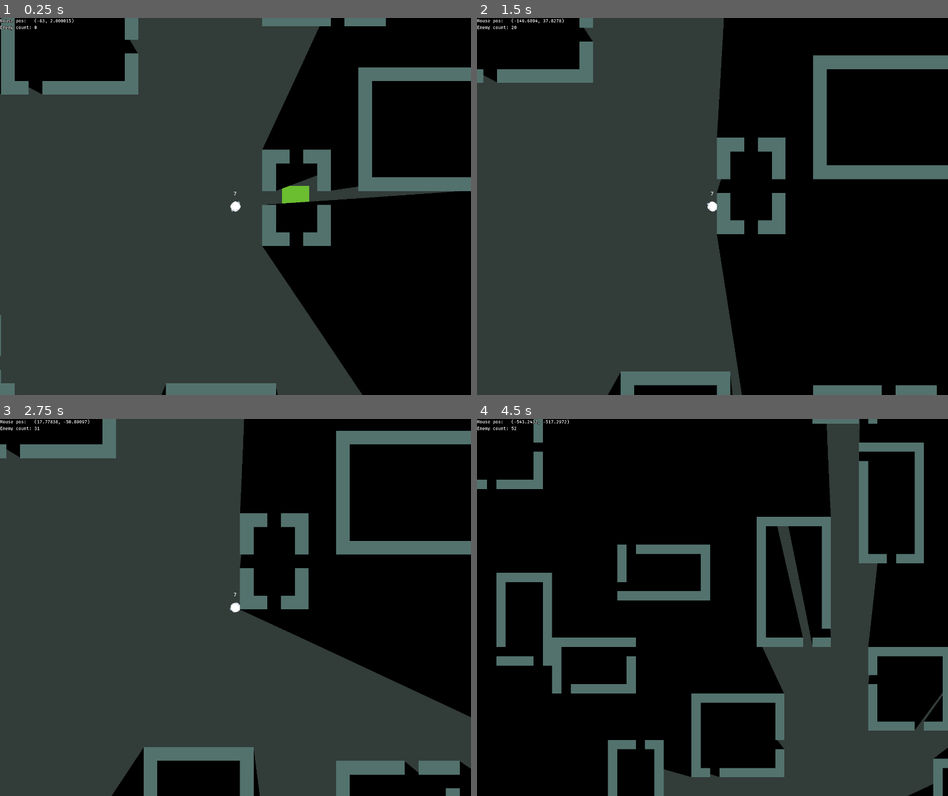
Above: before the commit, frames 1-4 (two rows, left to right).
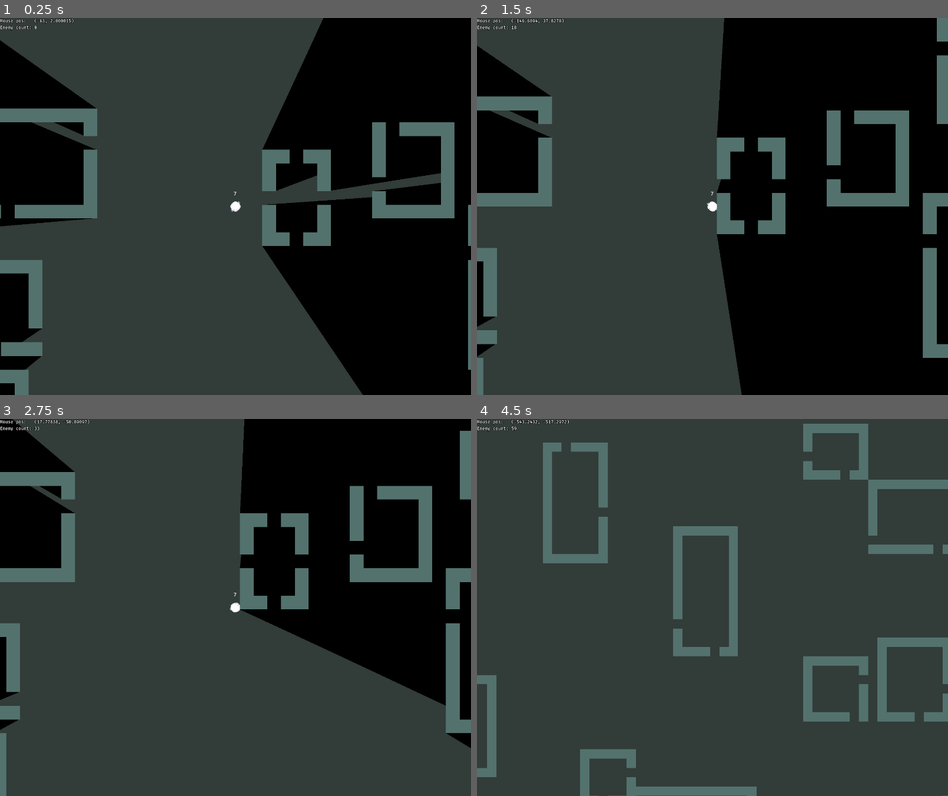
Above: after the commit, the same moments.

Repository: NomadicDaggy/procgen1
Game: Godot game, scene res://scenes/world.tscn
Same seed, same stepped clock (60 frames per second), same inputs: the game is played once before the commit and once after it.
Inputs (mouse positions are in pixels of both pictures, inside the frame that each line leads up to):
- Up to frame 1 (0.25 s): no input
- Up to frame 2 (1.5 s): tap Enter at 0.5 s; move the mouse to (816, 187) at 0.52 s; hold D (move_right) 0.53-1.28 s; tap Mouse wheel down (scroll_down) at 0.6 s; tap Mouse wheel up (scroll_up) at 0.8, 1.35 s; move the mouse to (618, 225) at 1.27 s; hold S (move_down) from 1.28 s (still down)
- Up to frame 3 (2.75 s): tap C (toggle_camera) at 1.55, 2.1 s; tap Space at 2 s; move the mouse to (282, 524) at 2.02 s; release S (move_down) at 2.03 s; hold D (move_right) from 2.03 s (still down); tap Mouse wheel down (scroll_down) at 2.3 s
- Up to frame 4 (4.5 s): move the mouse to (688, 682) at 2.77 s; release D (move_right) at 2.78 s; hold W (move_up) 2.78-3.53 s; click (688, 682) at 2.85 s; tap Mouse wheel up (scroll_up) at 3.05 s; move the mouse to (853, 664) at 3.52 s; hold Middle mouse button (middle_mouse_btn) 3.53-4.28 s; hold A (move_left) from 3.53 s (still down); tap C (toggle_camera) at 3.8 s; tap R (reload) at 4.15 s; tap Enter at 4.25 s; move the mouse to (571, 550) at 4.27 s; tap Mouse wheel down (scroll_down) at 4.35 s

The runs differ from the first frame. In frame 1, 21% of the frame differs, in the area x 0-100%, y 0-100%; in frame 2, 19%; in frame 3, 21%; in frame 4, 85%.

Commit message:
add extract placement

Diff:
--- a/scenes/extract.tscn
+++ b/scenes/extract.tscn
@@ -25,10 +25,11 @@
 }],
 "loop": true,
 "name": &"default",
-"speed": 1.0
+"speed": 2.0
 }]
 
 [node name="Extract" type="Area2D"]
+z_index = 30
 collision_layer = 16
 collision_mask = 3
 script = ExtResource("1_ewnjm")
--- a/scenes/world.tscn
+++ b/scenes/world.tscn
@@ -1,10 +1,9 @@
-[gd_scene load_steps=13 format=3 uid="uid://bg8vu4vo2pjsk"]
+[gd_scene load_steps=12 format=3 uid="uid://bg8vu4vo2pjsk"]
 
 [ext_resource type="Texture2D" uid="uid://x6fee8su30kj" path="res://assets/ts1.png" id="1_5lnke"]
 [ext_resource type="Script" path="res://scripts/game_manager.gd" id="1_uo411"]
 [ext_resource type="Script" path="res://scripts/map.gd" id="2_6xld6"]
 [ext_resource type="PackedScene" uid="uid://cbjk1vccn32a4" path="res://scenes/player.tscn" id="3_m2xfy"]
-[ext_resource type="PackedScene" uid="uid://63xjq4nv1uhx" path="res://scenes/extract.tscn" id="3_rlqbp"]
 [ext_resource type="Script" path="res://scripts/freecam.gd" id="7_kml0k"]
 [ext_resource type="PackedScene" uid="uid://gs723esr23mr" path="res://scenes/ui.tscn" id="7_qniic"]
 
@@ -101,9 +100,6 @@
 shape = SubResource("RectangleShape2D_0ncgd")
 debug_color = Color(0, 0.6, 0.701961, 0.419608)
 
-[node name="Extract" parent="NavigationRegion2D" instance=ExtResource("3_rlqbp")]
-position = Vector2(14, -13)
-
 [node name="GameManager" type="Node2D" parent="."]
 script = ExtResource("1_uo411")
 
@@ -113,6 +109,8 @@
 
 [node name="Enemies" type="Node2D" parent="GameManager"]
 z_index = 500
+
+[node name="Extracts" type="Node2D" parent="GameManager"]
 
 [node name="CanvasModulate" type="CanvasModulate" parent="."]
 visible = false
@@ -138,7 +136,6 @@
 [connection signal="bake_finished" from="NavigationRegion2D" to="UI" method="_on_navigation_region_2d_bake_finished"]
 [connection signal="navigation_polygon_changed" from="NavigationRegion2D" to="UI" method="_on_navigation_region_2d_navigation_polygon_changed"]
 [connection signal="map_ready" from="NavigationRegion2D/Map" to="GameManager" method="_on_map_map_ready"]
-[connection signal="extract" from="NavigationRegion2D/Extract" to="UI" method="_on_extract_extract"]
 [connection signal="timeout" from="GameManager/EnemySpawnTimer" to="GameManager" method="_on_enemy_spawn_timer_timeout"]
 [connection signal="player_died" from="Player" to="UI" method="_on_player_player_died"]
 [connection signal="player_info_text_changed" from="Player" to="UI" method="_on_player_player_info_text_changed"]
--- a/scripts/extract.gd
+++ b/scripts/extract.gd
@@ -1,6 +1,4 @@
 extends Area2D
-
-signal extract
 
 @onready var timer = $Timer
 
@@ -20,4 +18,4 @@
 
 
 func _on_timer_timeout():
-	extract.emit()
+	get_parent().get_parent().show_game_over()
--- a/scripts/freecam.gd
+++ b/scripts/freecam.gd
@@ -3,6 +3,8 @@
 @export var in_freecam = false
 @onready var player_camera = $"../Player/Camera2D"
 @onready var player_info = $"../UI/PlayerInfo"
+@onready var player_light = $"../Player/PointLight2D"
+
 
 const zoom_increment = 0.15
 
@@ -23,6 +25,7 @@
 			in_freecam = false
 			player_info.visible = true
 			player_camera.make_current()
+			player_light.shadow_enabled = true
 			Engine.time_scale = 1.0
 
 		# Go into freecam
@@ -30,11 +33,11 @@
 			in_freecam = true
 			player_info.visible = false
 			make_current()
+			player_light.shadow_enabled = false
 			Engine.time_scale = 0.0
 
 	if in_freecam:
 		if Input.is_action_just_released("scroll_up"):
-			print("zoom in")
 			zoom = clamp(
 				zoom +
 				Vector2(zoom_increment, zoom_increment),
@@ -42,7 +45,6 @@
 				Vector2(10.35, 10.35)
 			)
 		if Input.is_action_just_released("scroll_down"):
-			print("zoom out")
 			zoom = clamp(
 				zoom -
 				Vector2(zoom_increment, zoom_increment),
--- a/scripts/game_manager.gd
+++ b/scripts/game_manager.gd
@@ -3,6 +3,10 @@
 @onready var player = $"../Player"
 @onready var enemies = $"./Enemies"
 @onready var enemy_spawn_timer = $EnemySpawnTimer
+@onready var player_info = $"../UI/PlayerInfo"
+@onready var results_controls = $"../UI/ResultsControls"
+@onready var extracts = $Extracts
+
 
 var enemy_nospawn_size = 40
 var enemy_spawn_max_dist = 90
@@ -33,6 +37,12 @@
 	enemies.add_child(enemy)
 
 
+func show_game_over():
+	results_controls.visible = true
+	player_info.visible = false
+	Engine.time_scale = 0.0
+
+
 func _on_enemy_spawn_timer_timeout():
 	if enemies.get_child_count() >= max_enemies:
 		return
--- a/scripts/global_vars.gd
+++ b/scripts/global_vars.gd
@@ -1,4 +1,5 @@
 extends Node2D
+
 
 # Tilesize in pixels
 const TS: float = 16.0
--- a/scripts/map.gd
+++ b/scripts/map.gd
@@ -1,6 +1,8 @@
 extends TileMap
 
 signal map_ready
+
+const EXTRACT = preload("res://scenes/extract.tscn")
 
 @export var navigation_region: NavigationRegion2D
 
@@ -16,6 +18,8 @@
 @onready var buildings = $Buildings
 @onready var spawnarea = $Spawnarea
 @onready var player = $"../../Player"
+@onready var ui = $"../../UI"
+@onready var extracts = $"../../GameManager/Extracts"
 
 
 var generated_chunk_chunkcoords = []
@@ -32,10 +36,10 @@
 
 	print("buildings generated: ", buildings.get_child_count(), "  ", buildings_generated)
 
+
 func _physics_process(_delta):
 
-	if Engine.get_physics_frames() % 30 != 0:
-		return
+	#if Engine.get_physics_frames() % 30 != 0:
 
 	# generate chunks if any ungenerated are near player
 	var player_chunk_pos = Vector2i(
@@ -51,8 +55,11 @@
 				break
 	if single_chunk_to_gen:
 		generate_chunk(single_chunk_to_gen)
+
 		# TODO: offset navigation baking or whatever causes the freeze (maybe it is generate_chunk() instead)
+		# TODO: currently calling multiple times even when one is already running
 		call_deferred("nav_setup")
+
 
 func nav_setup():
 	print("Baking navigation...")
@@ -144,6 +151,18 @@
 
 	buildings_local.append(new_room_area2d)
 
+	# add extract
+	if G.rng.randi_range(0, 80) == 1:
+
+		var extract = EXTRACT.instantiate()
+		extract.global_position = Vector2(
+			offset[0] * G.TS + G.TS + wo,
+			offset[1] * G.TS + G.TS + ho
+		)
+		print("adding extract at ", extract.global_position)
+		extracts.add_child(extract)
+
+
 func areas_overlap(area1: Area2D, area2: Area2D) -> bool:
 	var shape1 = area1.get_child(0) as CollisionShape2D
 	var shape2 = area2.get_child(0) as CollisionShape2D
@@ -157,6 +176,7 @@
 	var rect1_aabb = Rect2(transform1.origin, rect1.size).abs()
 	var rect2_aabb = Rect2(transform2.origin, rect2.size).abs()
 	return rect1_aabb.intersects(rect2_aabb)
+
 
 func build_bg(top_left: Vector2i, bottom_right: Vector2i):
 	for x in range(top_left[0], bottom_right[0]):
@@ -165,14 +185,18 @@
 			assert (bottom_right[1] - top_left[1] == G.CS)
 			set_bg(x, y)
 
+
 func set_bg(x, y):
 	set_cell(1, Vector2i(x, y), 0, BG)
 
+
 func remove_bg(x, y):
 	set_cell(1, Vector2i(x, y), -1, BG)
 
+
 func set_wall(x, y):
 	set_cell(0, Vector2i(x, y), 0, WALL)
 
+
 func remove_wall(x, y):
 	set_cell(0, Vector2i(x, y), -1, WALL)
--- a/scripts/ui.gd
+++ b/scripts/ui.gd
@@ -44,12 +44,6 @@
 		player_info.text = text
 
 
-func _on_extract_extract():
-	Engine.time_scale = 0.0
-	results_controls.visible = true
-	player_info.visible = false
-
-
 func _on_restart_button_pressed():
 	get_tree().reload_current_scene()
 
